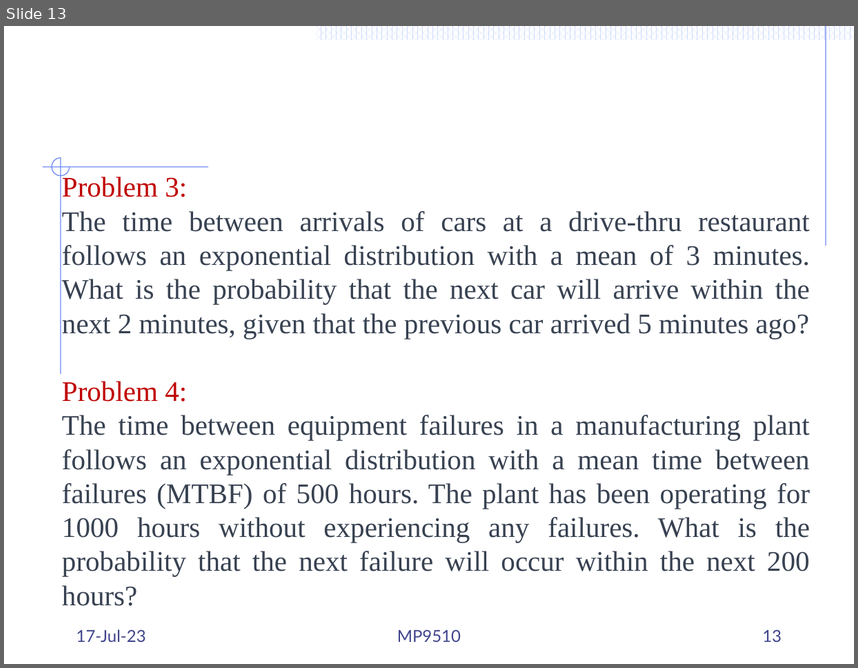
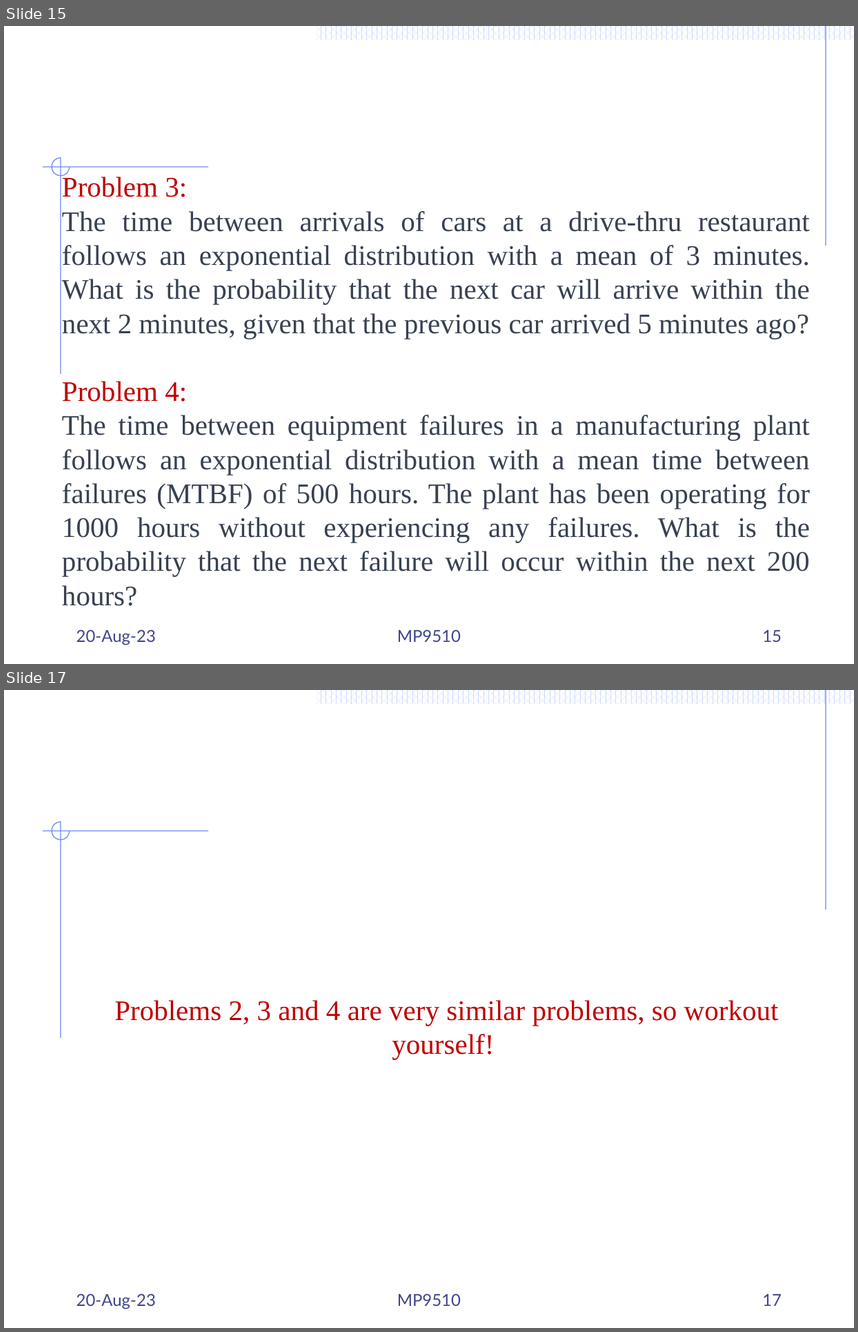
Before and after one commit to Mayooran1987/MC9510, a slide deck: Lect_2_Poisson process.pptx. Shown one above the other, each under a label of ours: slide 13 before the commit, slides 15 and 17 after it; the slides between them are not shown. The pictures are 858x668 and 858x1332 pixels, drawn with LibreOffice and Linux fonts; fonts in the diff are those of the drawing. Boxes give left, top, right and bottom in pixels: in the first picture for what was removed or moved away, otherwise in the second. Text is boxed around its words. In the diff, an @@ line names an element or a change of style, - is before the commit and + after.

```diff
--- a/Lect_2_Poisson process.pptx
+++ b/Lect_2_Poisson process.pptx
@@ slide 17 added at (4,690,854,1328), background #FFFFFF; not listed: 56 template elements that a slide beside it also shows @@
@@ text added at (114,1000,779,1059), 24 pt, text #C00000 @@
+Problems 2, 3 and 4 are very similar problems, so workout yourself!
@@ text added at (76,1293,156,1309), 14 pt, text #40458C @@
+20-Aug-23
@@ text added at (397,1293,461,1305), 14 pt, text #40458C @@
+MP9510
@@ page number added at (762,1294,782,1305), 14 pt, text #40458C @@
+17
@@ what was slide 13 is now slide 15 @@
@@ slide 15 changed as well @@
@@ text at (76,629,156,645): text changed @@
-17-Jul-23
+20-Aug-23
@@ page number at (762,630,782,641): text changed @@
-13
+15
```
Also in this commit, not shown: 14 other slides changed, 3 other slides added, 1 slide removed, 1 other file.
